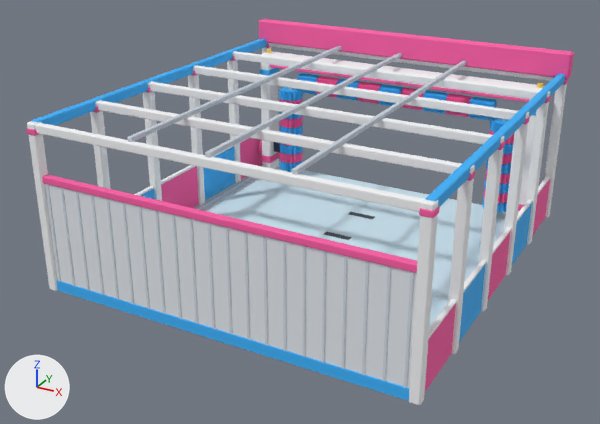
What one commit did to the glTF model public/models/buildings/skyport-jetwash.glb.
Before and after are seen from a camera (50 mm lens) standing at (164.5, -33.4, 20.0) and looking at (145.3, 1.4, 2.6). Arrows for +X, +Y and +Z are at lower left; the lights stay in place. The first picture is the older version. Where no turn or scale is listed for an object, it has been applied to the vertices. Vertices at exactly the same position are counted once.

The first picture shows 'sp_jetwash_brushl_mesh', 'sp_jetwash_brushr_mesh', 'sp_jetwash_brusht_mesh', 'sp_jetwash_gantry_mesh', 'sp_jetwash_mesh'.
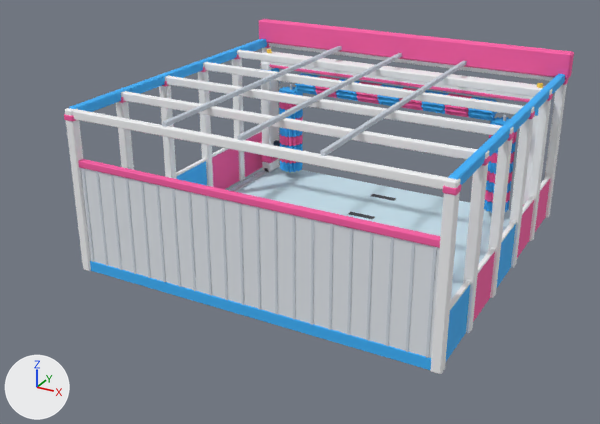
The newer file is also turned or shifted as a whole; pictures and numbers use the older file's frame.

Boxes (x1, y1, x2, y2) around the edits, measured in the pictures (600 x 424 px; the box of a moved part takes in the faces that stretch with it):
'sp_jetwash_mesh', reshaped (7% narrower, 8% shorter)
    before: (26, 19, 574, 405)
    after: (64, 19, 574, 374)
part 1 of me_sp_jetwash_mesh, moved or reshaped
    before: (227, 51, 241, 183)
    after: (232, 49, 245, 181)
part 2 of me_sp_jetwash_mesh, moved or reshaped
    before: (188, 65, 205, 205)
    after: (198, 62, 213, 187)
part 3 of me_sp_jetwash_mesh, moved or reshaped
    before: (143, 81, 162, 201)
    after: (159, 75, 177, 179)
part 4 of me_sp_jetwash_mesh, moved or reshaped
    before: (90, 100, 111, 189)
    after: (116, 91, 134, 170)
part 5 of me_sp_jetwash_mesh, moved or reshaped
    before: (92, 106, 99, 113)
    after: (119, 97, 126, 103)
part 6 of me_sp_jetwash_mesh, moved or reshaped
    before: (27, 121, 58, 291)
    after: (65, 108, 91, 271)
part 7 of me_sp_jetwash_mesh, moved or reshaped
    before: (26, 128, 38, 136)
    after: (64, 114, 76, 122)
part 8 of me_sp_jetwash_mesh, moved or reshaped
    before: (203, 146, 235, 201)
    after: (212, 149, 240, 190)
part 9 of me_sp_jetwash_mesh, moved or reshaped
    before: (212, 145, 234, 157)
    after: (212, 148, 228, 157)
part 10 of me_sp_jetwash_mesh, moved or reshaped
    before: (161, 166, 199, 208)
    after: (177, 161, 207, 186)
part 11 of me_sp_jetwash_mesh, moved or reshaped
    before: (161, 165, 195, 184)
    after: (176, 158, 206, 176)
part 12 of me_sp_jetwash_mesh, moved or reshaped (not visible afterwards)
    before: (141, 189, 155, 199)
part 13 of me_sp_jetwash_mesh, moved or reshaped (not visible afterwards)
    before: (134, 185, 154, 196)
part 14 of me_sp_jetwash_mesh, moved or reshaped
    before: (526, 91, 550, 245)
    after: (528, 89, 552, 241)
part 15 of me_sp_jetwash_mesh, moved or reshaped
    before: (504, 111, 529, 276)
    after: (509, 106, 535, 268)
part 16 of me_sp_jetwash_mesh, moved or reshaped
    before: (523, 117, 530, 125)
    after: (528, 111, 535, 119)
part 17 of me_sp_jetwash_mesh, moved or reshaped
    before: (479, 136, 505, 312)
    after: (488, 127, 514, 298)
part 18 of me_sp_jetwash_mesh, moved or reshaped
    before: (497, 141, 505, 150)
    after: (507, 132, 514, 141)
part 19 of me_sp_jetwash_mesh, moved or reshaped
    before: (32, 46, 556, 405)
    after: (69, 46, 556, 374)
part 20 of me_sp_jetwash_mesh, recoloured
    before: (141, 146, 532, 392)
    after: (177, 149, 534, 361)

Diff of the bpy script that builds the scene:
```diff
--- a/public/models/buildings/skyport-jetwash.glb.py
+++ b/public/models/buildings/skyport-jetwash.glb.py
@@ me_sp_jetwash_mesh @@
-me_sp_jetwash_mesh.from_pydata(...)  # 2152 vertices, 3900 faces; spans x -9.9..9.9, y -10.8..10.8, z -4.9..4.9
+me_sp_jetwash_mesh.from_pydata(...)  # 2152 vertices, 3900 faces; spans x -9.9..9.9, y -8.3..10.8, z -4.9..4.9
+# me_sp_jetwash_mesh part 1: the loose piece of 24 vertices spanning x -9.8..-9.3, y 5.7..6.2, z -4.9..3.7 is moved by (0.0, 0.5, 0.0)
+# me_sp_jetwash_mesh part 2: the loose piece of 24 vertices spanning x -9.8..-9.3, y 1.6..2.1, z -4.9..3.7 is moved by (0.0, 1.0, 0.0)
+# me_sp_jetwash_mesh part 3: the loose piece of 24 vertices spanning x -9.8..-9.3, y -2.5..-2.0, z -4.9..3.7 is moved by (0.0, 1.4, 0.0)
+# me_sp_jetwash_mesh part 4: the loose piece of 24 vertices spanning x -9.8..-9.3, y -6.6..-6.1, z -4.9..3.7 is moved by (0.0, 1.9, 0.0)
+# me_sp_jetwash_mesh part 5: the loose piece of 24 vertices spanning x -9.8..-9.2, y -6.7..-6.1, z 3.2..3.5 is moved by (0.0, 1.9, 0.0)
+# me_sp_jetwash_mesh part 6: the loose piece of 24 vertices spanning x -9.8..-9.3, y -10.7..-10.2, z -4.9..3.7 is moved by (0.0, 2.4, 0.0)
+# me_sp_jetwash_mesh part 7: the loose piece of 24 vertices spanning x -9.8..-9.2, y -10.8..-10.2, z 3.2..3.5 is moved by (0.0, 2.4, 0.0)
+# me_sp_jetwash_mesh part 8: the loose piece of 24 vertices spanning x -9.6..-9.4, y 2.0..5.7, z -4.9..-2.3 is scaled about its middle by (1, 0.869, 1), then moved by (0.0, 0.7, 0.0)
+# me_sp_jetwash_mesh part 9: the loose piece of 24 vertices spanning x -9.6..-9.4, y 2.0..5.7, z -2.3..-2.2 is scaled about its middle by (1, 0.869, 1), then moved by (0.0, 0.7, 0.0)
+# me_sp_jetwash_mesh part 10: the loose piece of 24 vertices spanning x -9.6..-9.4, y -2.1..1.6, z -4.9..-2.3 is scaled about its middle by (1, 0.869, 1), then moved by (0.0, 1.2, 0.0)
+# me_sp_jetwash_mesh part 11: the loose piece of 24 vertices spanning x -9.6..-9.4, y -2.1..1.6, z -2.3..-2.2 is scaled about its middle by (1, 0.869, 1), then moved by (0.0, 1.2, 0.0)
+# me_sp_jetwash_mesh part 12: the loose piece of 24 vertices spanning x -9.6..-9.4, y -6.2..-2.5, z -4.9..-2.3 is scaled about its middle by (1, 0.869, 1), then moved by (0.0, 1.7, 0.0)
+# me_sp_jetwash_mesh part 13: the loose piece of 24 vertices spanning x -9.6..-9.4, y -6.2..-2.5, z -2.3..-2.2 is scaled about its middle by (1, 0.869, 1), then moved by (0.0, 1.7, 0.0)
+# me_sp_jetwash_mesh part 14: the loose piece of 24 vertices spanning x 9.3..9.8, y 5.7..6.2, z -4.9..3.7 is moved by (0.0, 0.5, 0.0)
+# me_sp_jetwash_mesh part 15: the loose piece of 24 vertices spanning x 9.3..9.8, y 1.6..2.1, z -4.9..3.7 is moved by (0.0, 1.0, 0.0)
+# me_sp_jetwash_mesh part 16: the loose piece of 24 vertices spanning x 9.2..9.8, y 1.5..2.1, z 3.2..3.5 is moved by (0.0, 1.0, 0.0)
+# me_sp_jetwash_mesh part 17: the loose piece of 24 vertices spanning x 9.3..9.8, y -2.5..-2.0, z -4.9..3.7 is moved by (0.0, 1.4, 0.0)
+# me_sp_jetwash_mesh part 18: the loose piece of 24 vertices spanning x 9.2..9.8, y -2.5..-2.0, z 3.2..3.5 is moved by (0.0, 1.4, 0.0)
+# me_sp_jetwash_mesh part 19: 874 of the vertices in x -9.7..9.8, y -10.8..6.2, z -4.9..3.9 are scaled about their middle by (1, 0.882, 1), then moved by (0.0, 1.5, 0.0)
+# me_sp_jetwash_mesh part 20: 352 kept faces spanning x -9.6..9.6, y -7.9..6.2, z -4.9..-2.3 get new vertex colours
+# other edits to the shape of me_sp_jetwash_mesh do not show in these pictures
 me_sp_jetwash_mesh.materials.append(mat_toy)
```
